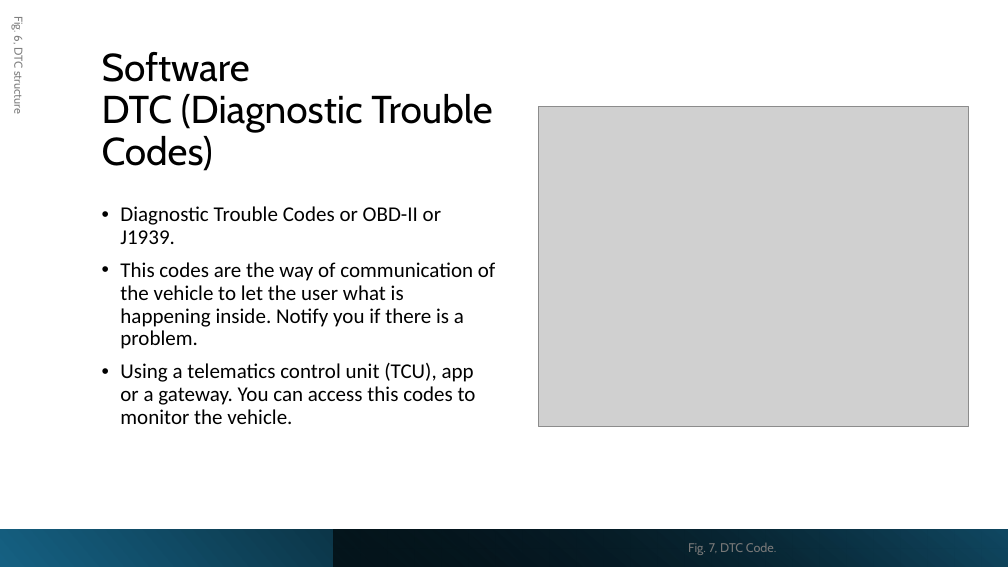
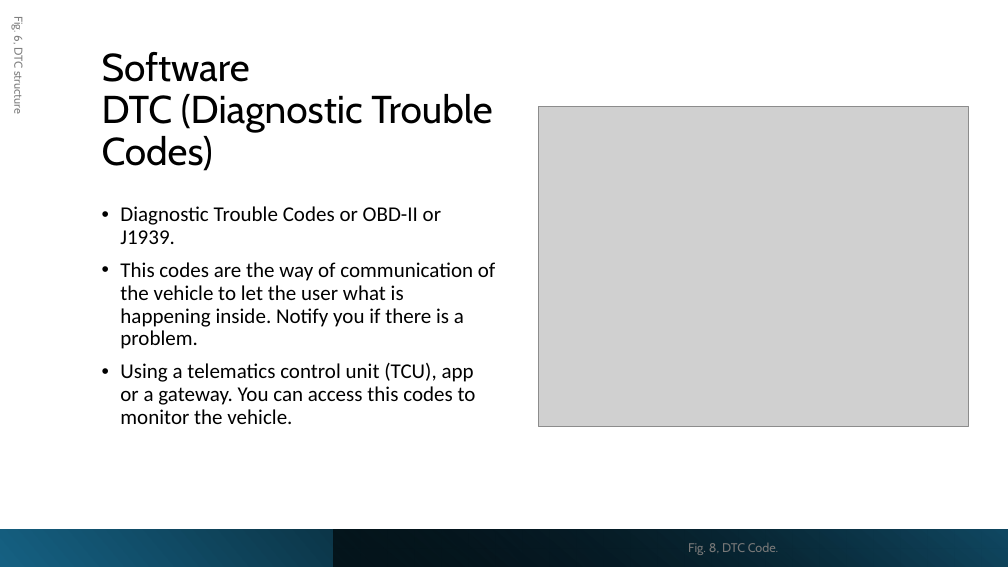
Before and after one commit to LF-RoGu/Model-Base-Systems, a slide deck: slide 10 of Presentation/C-ITS.pptx (slide 9 before the commit). Drawn at 1008x567 pixels with LibreOffice and Linux fonts; fonts in the diff are those of the drawing; grey boxes stand for pictures. Boxes give left, top, right and bottom in pixels: in the first picture for what was removed or moved away, otherwise in the second. Text is boxed around its words. In the diff, an @@ line names an element or a change of style, - is before the commit and + after.

```diff
--- a/Presentation/C-ITS.pptx
+++ b/Presentation/C-ITS.pptx
@@ text at (x1=688, y1=543, x2=778, y2=555): text changed @@
-Fig. 7, DTC Code.
+Fig. 8, DTC Code.
```
Also in this commit, not shown: 5 other slides changed, 10 slides added, 4 slides removed.
